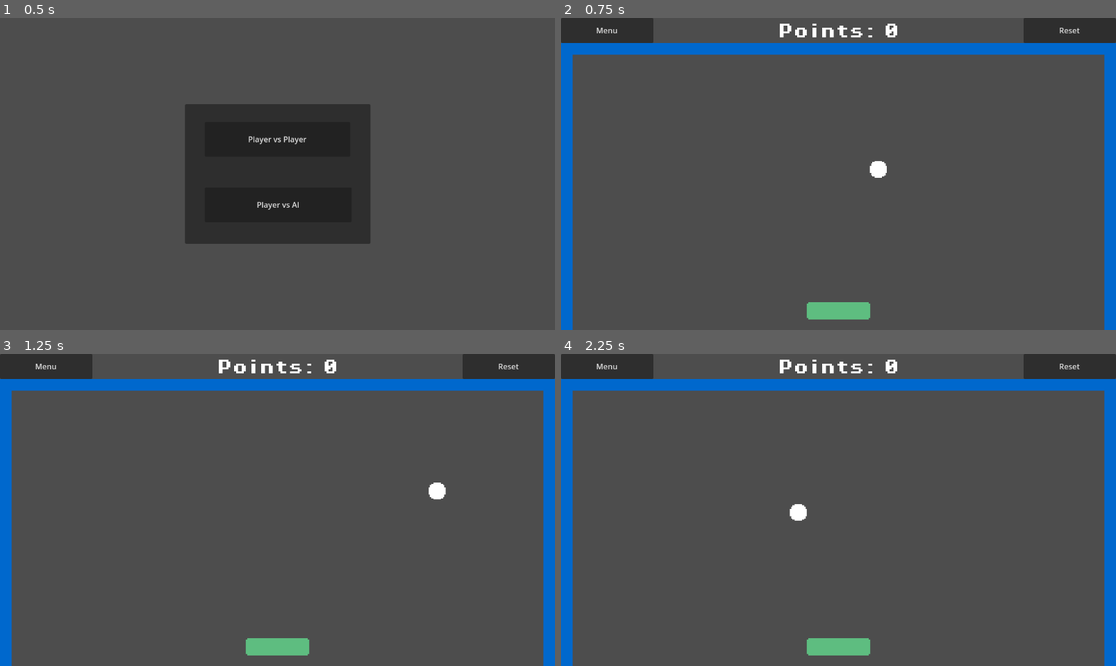
Above: before the commit, frames 1-4 (two rows, left to right).
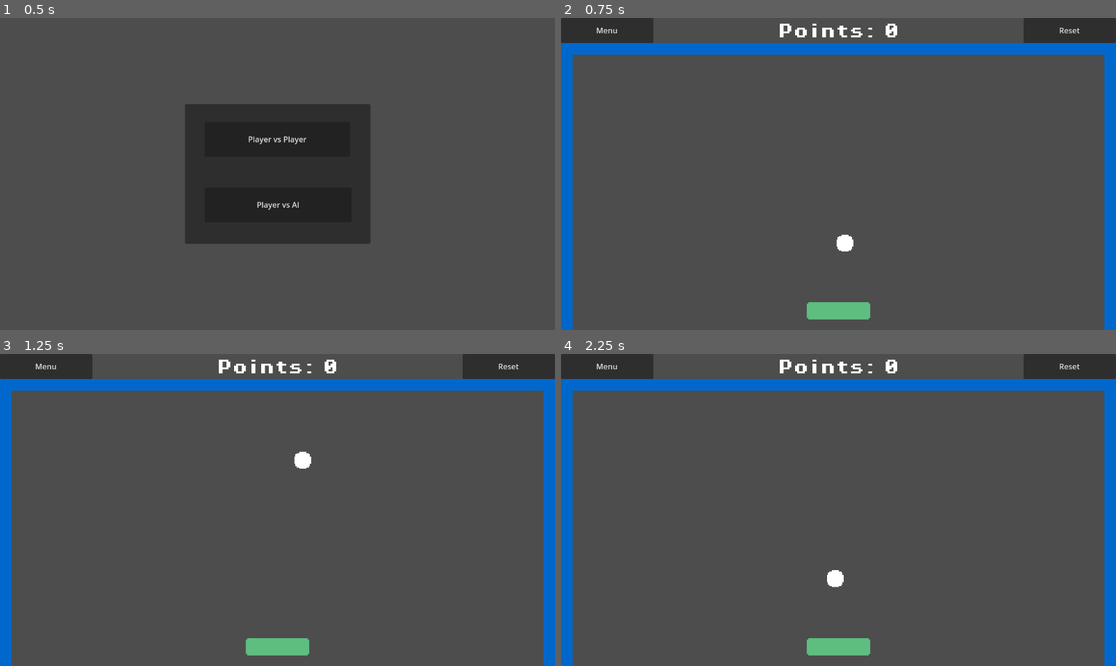
Above: after the commit, the same moments.

Repository: Mimi522/Godot-20-Game-Challenge
Game: Godot game, scene res://scenes/main_menu.tscn
The game is run twice, just before and just after one commit, with the same random seed, the same clock (stepped at 60 frames per second) and the same inputs.
Inputs:
- Up to frame 1 (0.5 s): no input
- Up to frame 2 (0.75 s): click "Player vs Player" at 0.5 s
- Up to frame 3 (1.25 s): no input
- Up to frame 4 (2.25 s): click "Menu" at 1.25 s; click "Player vs AI" at 2 s

Frame 1 is identical in both runs. In frame 2, 0.3% of the frame differs, in the area x 49-59%, y 45-75%; in frame 3, 0.3%, in the area x 53-81%, y 31-47%; in frame 4, 0.3%.

Commit message:
feat: change ball spawn

Diff:
--- a/Breakout/project.godot
+++ b/Breakout/project.godot
@@ -12,7 +12,7 @@
 
 config/name="Breakout"
 run/main_scene="res://scenes/main_menu.tscn"
-config/features=PackedStringArray("4.1", "GL Compatibility")
+config/features=PackedStringArray("4.2", "GL Compatibility")
 config/icon="res://icon.svg"
 
 [input]
--- a/Breakout/scripts/ball.gd
+++ b/Breakout/scripts/ball.gd
@@ -4,8 +4,8 @@
 var speed = 500
 
 func _ready():
-	var angle = randf_range(-PI / 4, PI / 4)
-	set_velocity(Vector2(cos(angle) * speed * [-1, 1].pick_random(), sin(angle) * speed))
+	var angle = randf_range(PI/6, PI - PI/6)
+	set_velocity(Vector2(cos(angle) * speed, -sin(angle) * speed))
 
 func _physics_process(delta):
 	var collision = move_and_collide(velocity * delta)
--- a/Breakout/scripts/bot.gd
+++ /dev/null
@@ -1,33 +0,0 @@
-extends CharacterBody2D
-
-const SPEED = 300.0
-
-var ball: CharacterBody2D
-var initial_pos
-
-func _ready():
-	initial_pos = position.y
-
-func _physics_process(_delta):
-	if (ball == null):
-		return
-
-	if (ball.velocity.x <= 0):
-		if (position.y - initial_pos > 2):
-			velocity.y = -SPEED
-		elif (position.y - initial_pos < -2):
-			velocity.y = SPEED
-		else:
-			velocity.y = 0
-	else:
-		if (ball.velocity.y > 0 && ball.position.y > position.y):
-			velocity.y = SPEED
-		elif (ball.velocity.y < 0 && ball.position.y < position.y):
-			velocity.y = -SPEED
-		else:
-			velocity.y = 0
-
-	move_and_slide()
-
-func _on_game_ball_spawned(_ball):
-	ball = _ball
--- a/Breakout/scripts/game.gd
+++ b/Breakout/scripts/game.gd
@@ -26,7 +26,7 @@
 
 func spawn_ball():
 	var ball = ball_scene.instantiate()
-	ball.position = get_viewport_rect().size / 2
+	ball.position = Vector2(get_viewport_rect().size.x / 2, 550)
 	add_child(ball)
 	ball_spawned.emit(ball)
 
